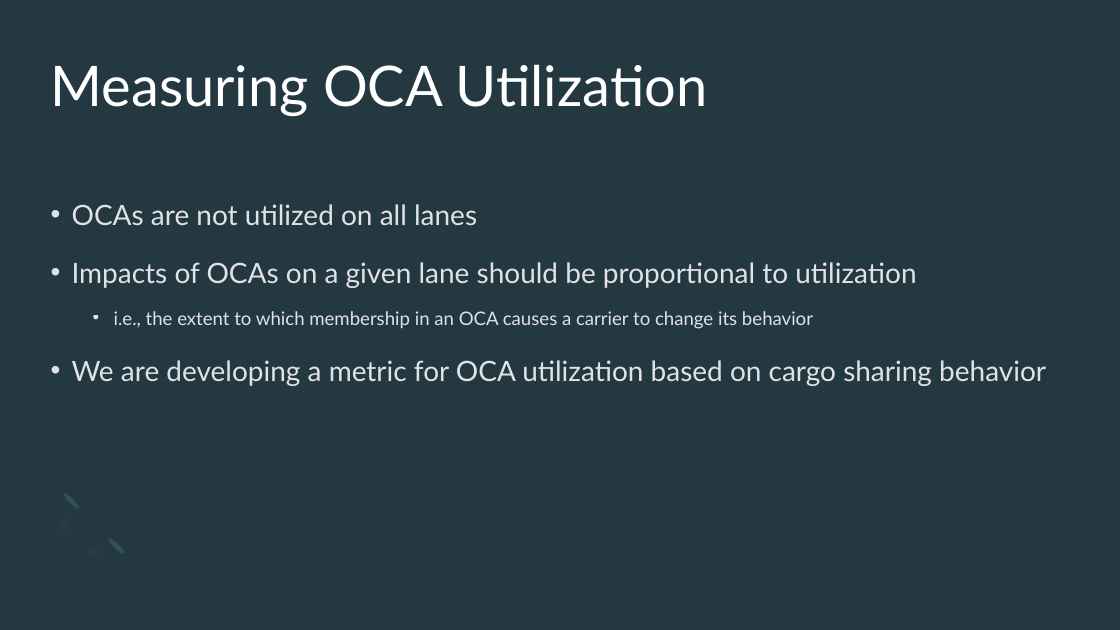
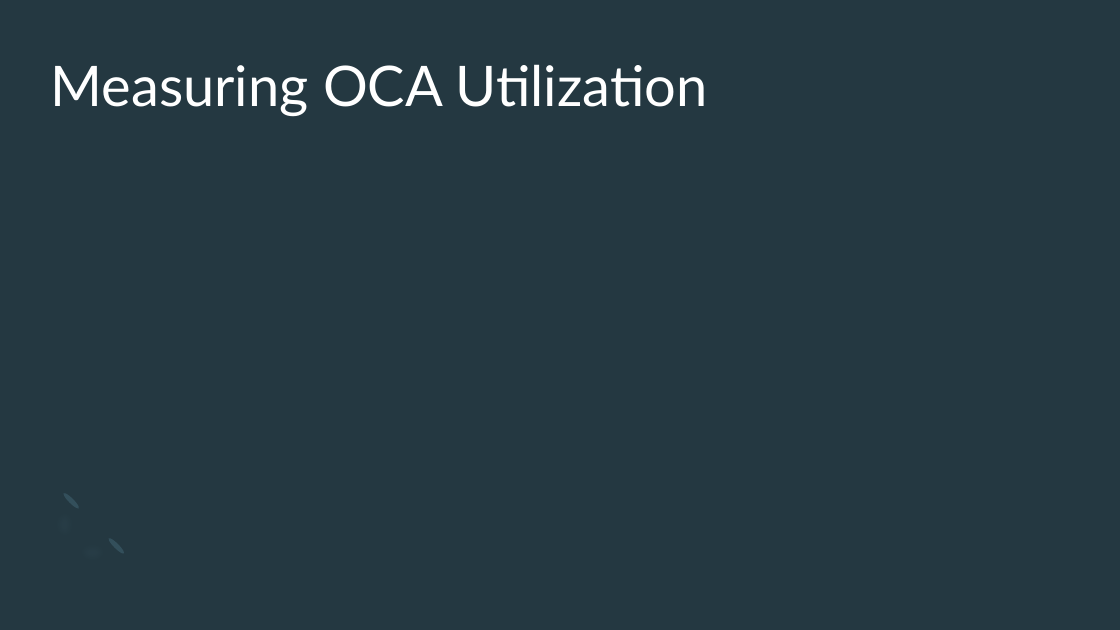
Before and after one commit to epistemetrica/Ocean-Carrier-Alliances-Project, a slide deck: slide 11 of PNREC/PNREC slides.pptx (slide 8 before the commit). Drawn at 1120x630 pixels with LibreOffice and Linux fonts; fonts in the diff are those of the drawing; grey boxes stand for pictures. Boxes give left, top, right and bottom in pixels: in the first picture for what was removed or moved away, otherwise in the second. Text is boxed around its words. In the diff, an @@ line names an element or a change of style, - is before the commit and + after.

```diff
--- a/PNREC/PNREC slides.pptx
+++ b/PNREC/PNREC slides.pptx
@@ text removed at (72, 204, 1046, 386) @@
-• OCAs are not utilized on all lanes
-• Impacts of OCAs on a given lane should be proportional to utilization
-  • i.e., the extent to which membership in an OCA causes a carrier to change its behavior
-• We are developing a metric for OCA utilization based on cargo sharing behavior
```
Also in this commit, not shown: 4 other slides changed, 9 slides added, 3 slides removed, 13 other files.
